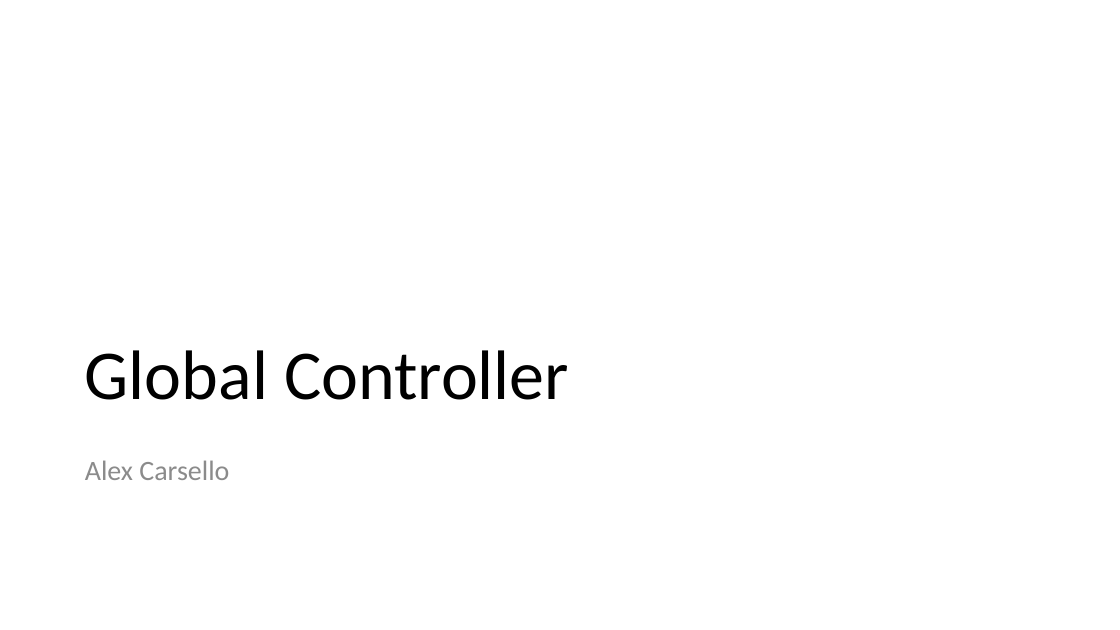
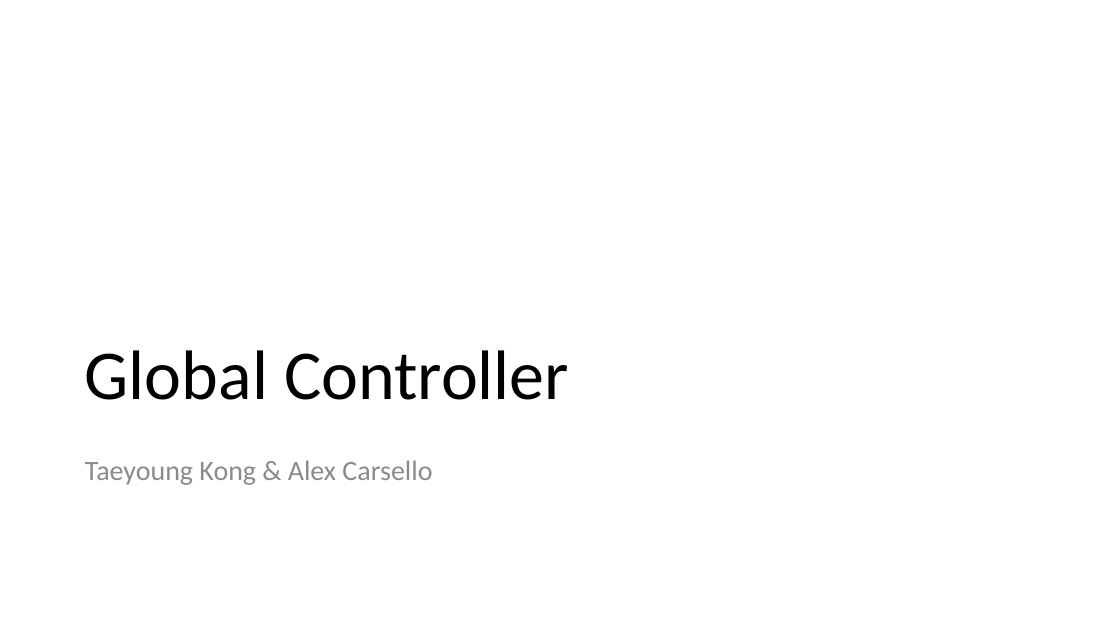
Before and after one commit to StanfordAHA/garnet, a slide deck: slide 25 of docs/garnet-block-diagrams.pptx. Drawn at 1120x630 pixels with LibreOffice and Linux fonts; fonts in the diff are those of the drawing. Boxes give left, top, right and bottom in pixels: in the first picture for what was removed or moved away, otherwise in the second. Text is boxed around its words. In the diff, an @@ line names an element or a change of style, - is before the commit and + after.

Commit message:
Update global controller ppt

```diff
--- a/docs/garnet-block-diagrams.pptx
+++ b/docs/garnet-block-diagrams.pptx
@@ text at [85,460,432,485]: text changed @@
-Alex Carsello
+Taeyoung Kong & Alex Carsello
```
Also in this commit, not shown: 2 other slides changed, 2 slides added, 2 slides removed.
